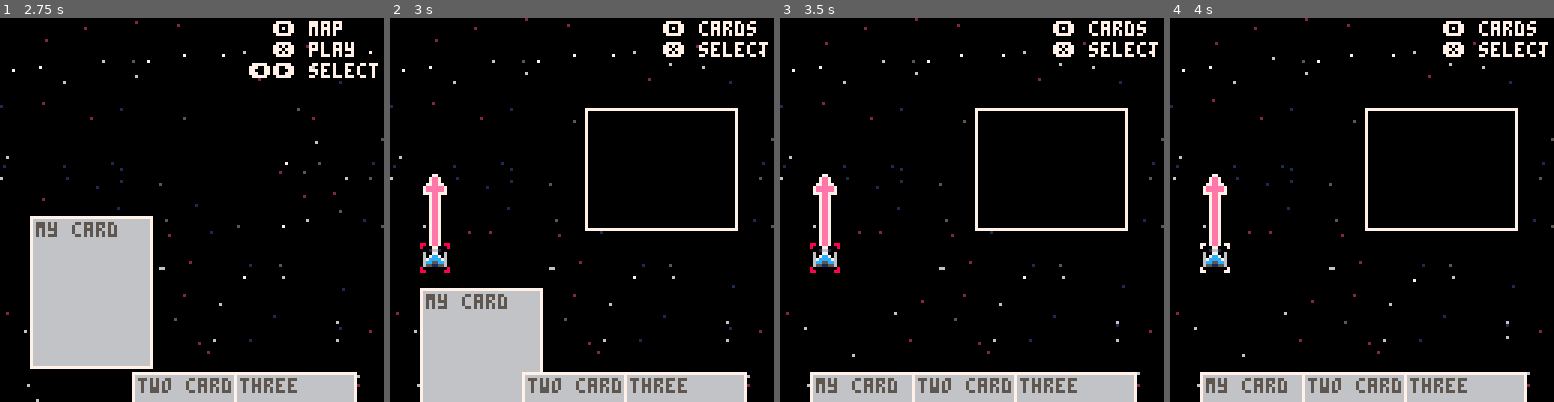
Above: before the commit, frames 1-4 (left to right).
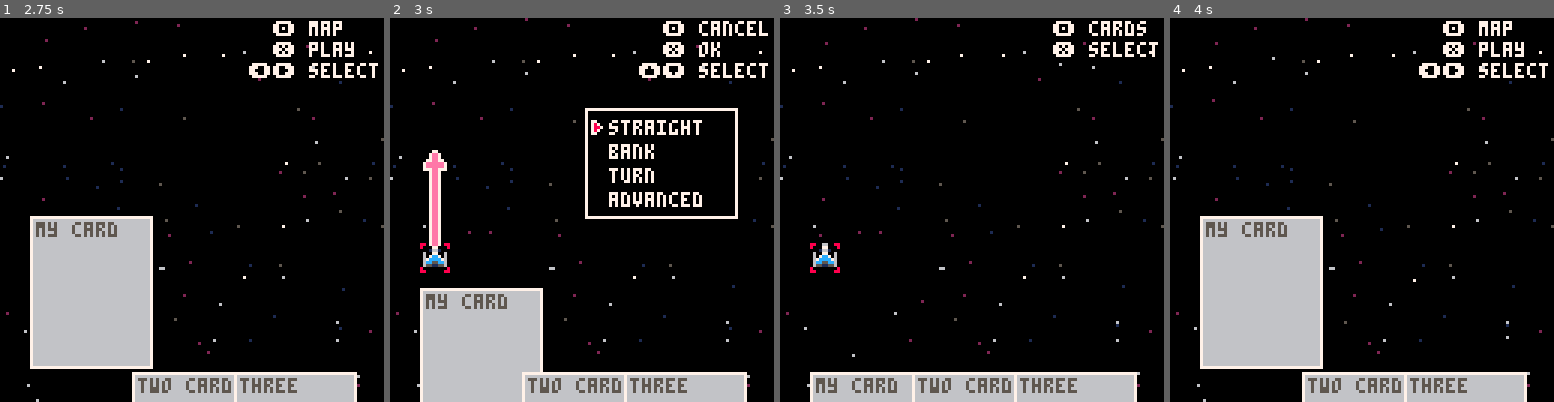
Above: after the commit, the same moments.

Repository: karjona/ondatra
Game: PICO-8 cartridge ondatra.p8
Same seed, same stepped clock (60 frames per second), same inputs: the game is played once before the commit and once after it.
Inputs:
- Up to frame 1 (2.75 s): tap X (X key) at 0.33, 1.07, 1.85 s; tap O (Z key) at 0.7, 1.7, 2.1, 2.5 s; hold Right 1.6-2.1 s; hold Up 2.15-2.42 s; hold Right from 2.47 s (still down)
- Up to frame 2 (3 s): keep holding Right; tap O (Z key) at 2.9 s; tap X (X key) at 2.97 s
- Up to frame 3 (3.5 s): release Right at 3.03 s; hold Left from 3.08 s (still down); tap O (Z key) at 3.3 s
- Up to frame 4 (4 s): release Left at 3.58 s; hold Down 3.63-3.97 s; tap O (Z key) at 3.7 s

Frame 1 is identical in both runs. In frame 2, 3.6% of the frame differs, in the area x 8-99%, y 0-57%; in frame 3, 1.8%; in frame 4, 17%, in the area x 7-99%, y 0-100%.

Commit message:
Add move selection menu and arrow

Diff:
--- a/ondatra.p8
+++ b/ondatra.p8
@@ -68,11 +68,11 @@
 67cccc76000000000000000000000000000000000000000000000000000000000000000000000000000000000000000000000000000000000000000000000000
 6cc55cc6000000000000000000000000000000000000000000000000000000000000000000000000000000000000000000000000000000000000000000000000
 65511556000000000000000000000000000000000000000000000000000000000000000000000000000000000000000000000000000000000000000000000000
-77000000007ee7000007700000000000000000000000000000000000000000000000000000000000000000000000000000000000000000000000000000000000
-70000000007ee700007ee70000000000000000000000000000000000000000000000000000000000000000000000000000000000000000000000000000000000
-00000000007ee700007ee70000777777000000000000000000000000000000000000000000000000000000000000000000000000000000000000000000000000
-00000000007ee700077ee770007eeeee000000000000000000000000000000000000000000000000000000000000000000000000000000000000000000000000
-00000000007ee7007eeeeee7007eeeee000000000000000000000000000000000000000000000000000000000000000000000000000000000000000000000000
+77000000007ee7000007700000000000770000000000000000000000000000000000000000000000000000000000000000000000000000000000000000000000
+70000000007ee700007ee70000000000787000000000000000000000000000000000000000000000000000000000000000000000000000000000000000000000
+00000000007ee700007ee70000777777788700000000000000000000000000000000000000000000000000000000000000000000000000000000000000000000
+00000000007ee700077ee770007eeeee787000000000000000000000000000000000000000000000000000000000000000000000000000000000000000000000
+00000000007ee7007eeeeee7007eeeee770000000000000000000000000000000000000000000000000000000000000000000000000000000000000000000000
 00000000007ee7007eeeeee7007ee777000000000000000000000000000000000000000000000000000000000000000000000000000000000000000000000000
 00000000007ee700777ee777007ee700000000000000000000000000000000000000000000000000000000000000000000000000000000000000000000000000
 00000000007ee700007ee700007ee700000000000000000000000000000000000000000000000000000000000000000000000000000000000000000000000000
--- a/src/main.lua
+++ b/src/main.lua
@@ -27,6 +27,7 @@
   cards = {}
   viewing_cards = false
   selecting_move = false
+  selected_move_option = 1
 
   entities = {}
 
--- a/src/scenes/battle.lua
+++ b/src/scenes/battle.lua
@@ -24,6 +24,27 @@
               selecting_move = entity
             end
           end
+        end
+      end
+      -- select move menu
+      if btnp(🅾️) and selecting_move then
+        sfx(0)
+        selecting_move = false
+      end
+      if btnp(⬇️) and selecting_move then
+        sfx(0)
+        if selected_move_option < 4 then
+          selected_move_option += 1
+        else
+          selected_move_option = 1
+        end
+      end
+      if btnp(⬆️) and selecting_move then
+        sfx(0)
+        if selected_move_option > 1 then
+          selected_move_option -= 1
+        else
+          selected_move_option = 4
         end
       end
     else
@@ -70,7 +91,6 @@
   -- draw move menu
   if selecting_move then
     draw_move_menu(selecting_move)
-    draw_arrow(selecting_move)
   end
 
   -- draw cards
@@ -116,9 +136,13 @@
 
   -- ui
   if #radio == 0 then
-    if viewing_cards == false then
+    if viewing_cards == false and not selecting_move then
       print("🅾️ cards", 91, 1, 7)
       print("❎ select", 91, 8, 7)
+    elseif selecting_move then
+      print("🅾️ cancel", 91, 1, 7)
+      print("❎ ok", 91, 8, 7)
+      print("⬆️⬇️ select", 83, 15, 7)
     else
       print("🅾️ map", 91, 1, 7)
       print("❎ play", 91, 8, 7)
--- a/src/utilities/moves.lua
+++ b/src/utilities/moves.lua
@@ -1,35 +1,83 @@
+move_table = { "straight", "bank", "turn", "advanced" }
+
 function draw_move_menu(ship)
   local x = ship.x + 50
   local y = ship.y - 50
   local c = 0
   local outc = 7
+  local orientation = "left"
 
   -- draw the menu
-  rectfill(x, y, x + 50, y + 40, c)
+  rectfill(x, y, x + 50, y + 46, c)
 
   -- draw the outline
   rect(x, y, x + 50, y, outc)
-  rect(x, y + 40, x + 50, y + 40, outc)
-  rect(x, y, x, y + 40, outc)
-  rect(x + 50, y, x + 50, y + 40, outc)
+  rect(x, y + 36, x + 50, y + 36, outc)
+  rect(x, y, x, y + 36, outc)
+  rect(x + 50, y, x + 50, y + 36, outc)
+
+  -- draw the text
+  for i = 1, #move_table do
+    print(move_table[i], x + 8, y + i * 8 - 8 + 4, outc)
+  end
+
+  -- draw the arrow
+  if not selected_move_option then
+    selected_move_option = 1
+  end
+  if t() % .5 < .25 then
+    spr(84, x + 2, y + selected_move_option * 8 - 8 + 4, 1, 1)
+  end
+  if t() % 2 < 1 then
+    orientation = "right"
+  end
+  draw_arrow(ship, move_table[selected_move_option], 3, orientation)
 end
 
-function draw_arrow(ship)
+function draw_arrow(ship, type, speed, orientation)
   local x = ship.x + 50
   local y = ship.y - 50
+  local angle = 0
+  local turn_offset = 0
 
-  -- 45 degree arrow
-  --spr(81, ship.x - 4, ship.y - 12)
-  --spr(84, ship.x - 4, ship.y - 20, 1, 1, true)
-  --rspr(ship.x + 2, ship.y - 16, 45 / 360, 2.5, .5, 1, false, 1)
+  if type == "bank" then
+    if orientation == "left" then
+      angle = 45 / 360
+      turn_offset = 5
+    else
+      angle = 315 / 360
+      turn_offset = -6
+    end
 
-  -- 90 degree arrow
-  --spr(81, ship.x - 4, ship.y - 12)
-  --spr(83, ship.x - 4, ship.y - 20, 1, 1)
-  --rspr(ship.x + 7, ship.y - 16, 90 / 360, 2.5, .5, 1, false, 1)
+    for i = 1, speed do
+      rspr(ship.x, ship.y - i * 8, angle, 4.5, .5, 1, false, 1)
+    end
+    rspr(ship.x + turn_offset, ship.y - 4 - speed * 8, angle, 2.5, .5, 2, false, 1)
+  end
 
-  -- straight arrow
-  spr(81, ship.x - 4, ship.y - 12)
-  spr(81, ship.x - 4, ship.y - 20)
-  spr(82, ship.x - 4, ship.y - 28)
+  if type == "turn" then
+    for i = 1, speed do
+      spr(81, ship.x - 4, ship.y - 4 - i * 8)
+    end
+    if orientation == "left" then
+      angle = 90 / 360
+      turn_offset = 7
+    else
+      angle = 270 / 360
+      turn_offset = -8
+    end
+    if orientation == "left" then
+      spr(83, ship.x - 4, ship.y - 8 - speed * 8, 1, 1)
+    else
+      spr(83, ship.x - 4, ship.y - 8 - speed * 8, 1, 1, true)
+    end
+    rspr(ship.x + turn_offset, ship.y - speed * 8 - 4, angle, 2.5, .5, 1.4, false, 1)
+  end
+
+  if type == "straight" then
+    for i = 1, speed do
+      spr(81, ship.x - 4, ship.y - 4 - i * 8)
+    end
+    spr(82, ship.x - 4, ship.y - 12 - speed * 8)
+  end
 end
